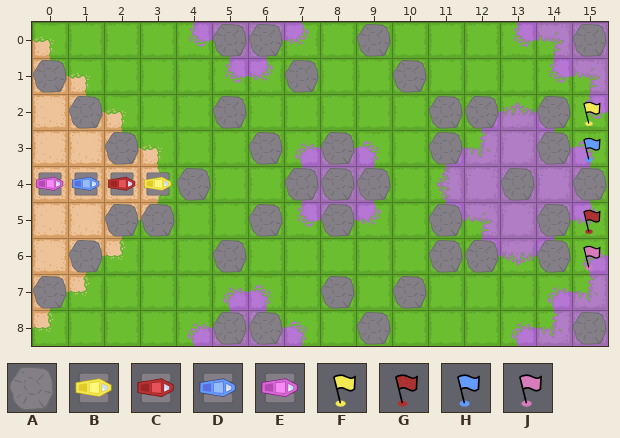
Level history. Tiled map: pc/assets/level/009.tmx. That is the earlier state.
Cells are 256x256 px. Shown: x 0..15, y 0..8.
Key: from "ObjectTiles": A 1 "stone"; from "Player": B 0 turned 90 "player1_car", C 1 turned 90 "player2_car", D 2 turned 90 "player3_car", E 3 turned 90 "player4_car", F 5 "player1_goal", G 6 "player2_goal", H 7 "player3_goal", J 8 "player4_goal".
_ is an empty cell.
Layers that did not change in this view are not listed.
Layer "Objects" before, first column x 0:
0 _____AA__A_____A
1 A______A__A_____
2 _A___A_____AA_A_
3 __A___A_A__A__A_
4 ____A__AAA___A_A
5 __AA__A_A__A__A_
6 _A___A_____AA_A_
7 A_______A_A_____
8 _____AA__A_____A
Layer "Player" before, first column x 0:
0 ________________
1 ________________
2 _______________F
3 _______________H
4 EDCB____________
5 _______________G
6 _______________J
7 ________________
8 ________________
After the commit:
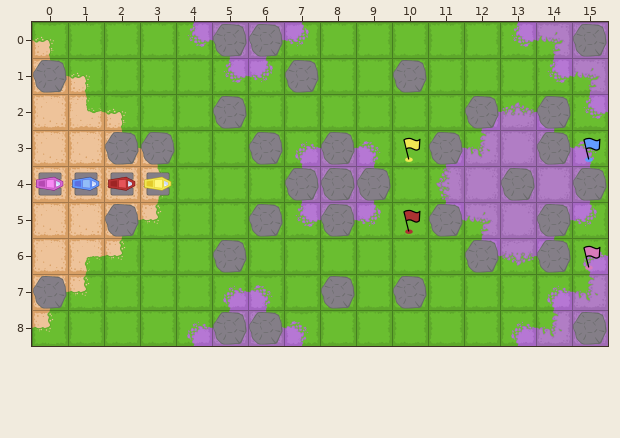
Change:
Layer "Objects":
Tile A is added in row 3 at x 3.
Tile A is removed in row 0 at x 9; in row 2 at x 1 and 11; in row 4 at x 4; in row 5 at x 3; in row 6 at x 1 and 11; in row 8 at x 9.
Layer "Player":
Tile F is added in row 3 at x 10.
Tile G is added in row 5 at x 10.
Tile F is removed in row 2 at x 15.
Tile G is removed in row 5 at x 15.
